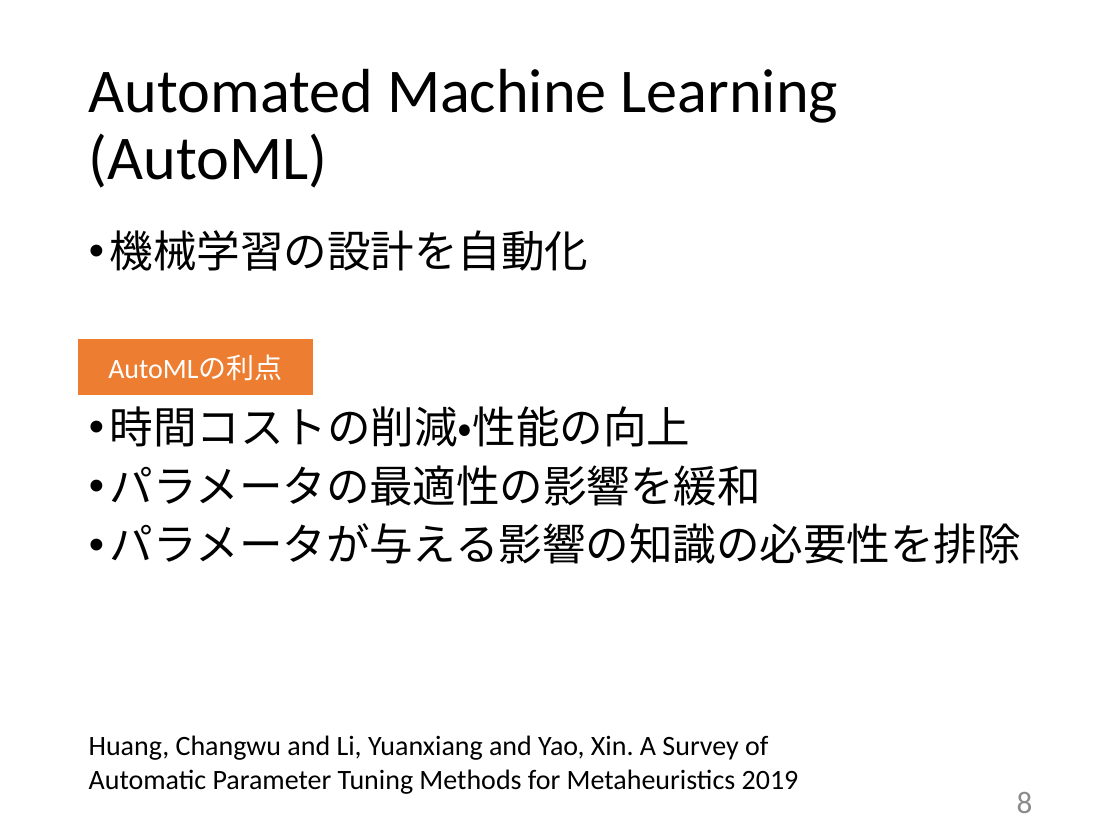
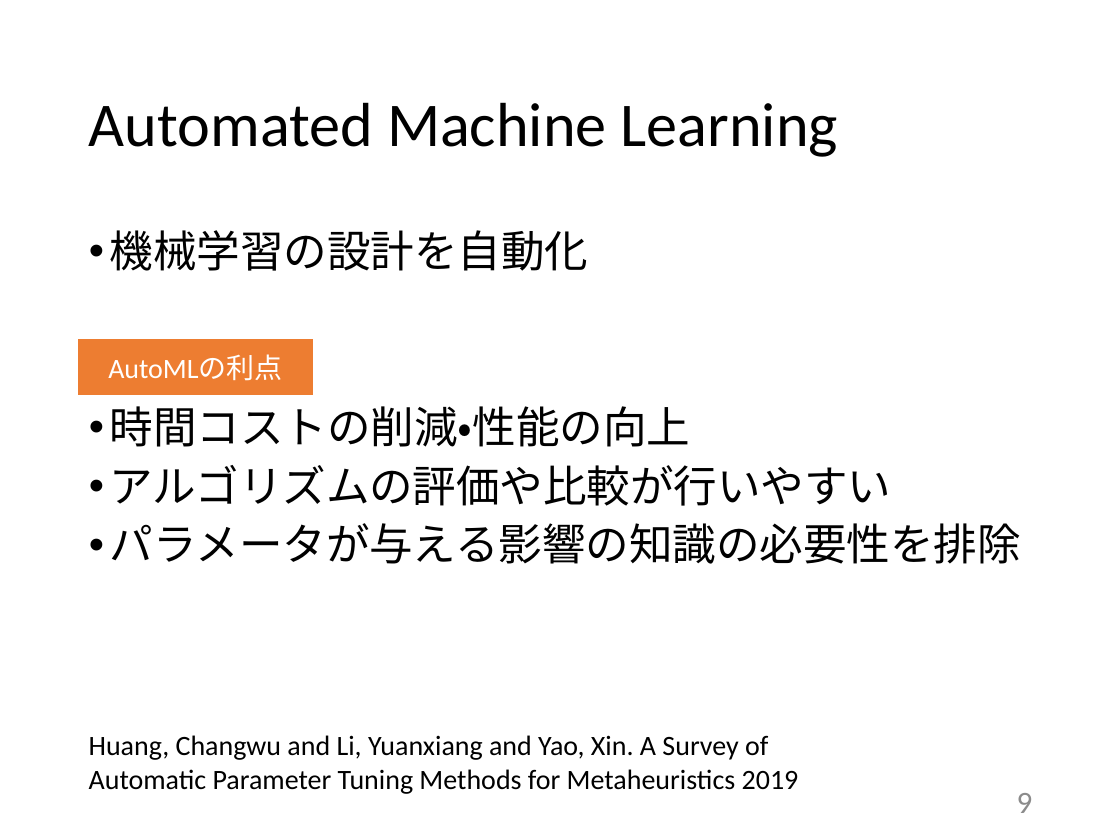
Before and after one commit to tatsuya-sugiyama/WeeklyReport, a slide deck: slide 9 of report/2020前期/2020_1st_sugiyama.pptx (slide 8 before the commit). Drawn at 1120x840 pixels with LibreOffice and Linux fonts; fonts in the diff are those of the drawing. Boxes give left, top, right and bottom in pixels: in the first picture for what was removed or moved away, otherwise in the second. Text is boxed around its words. In the diff, an @@ line names an element or a change of style, - is before the commit and + after.

```diff
--- a/report/2020前期/2020_1st_sugiyama.pptx
+++ b/report/2020前期/2020_1st_sugiyama.pptx
@@ title at (89,102,838,157): text changed @@
-Automated Machine Learning
-(AutoML)
+Automated Machine Learning
@@ text at (110,465,892,506): text changed @@
-• パラメータの最適性の影響を緩和
+• アルゴリズムの評価や比較が行いやすい
@@ page number at (1017,793,1033,813): text changed @@
-8
+9
```
Also in this commit, not shown: 31 other slides changed, 17 slides added, 1 slide removed.
